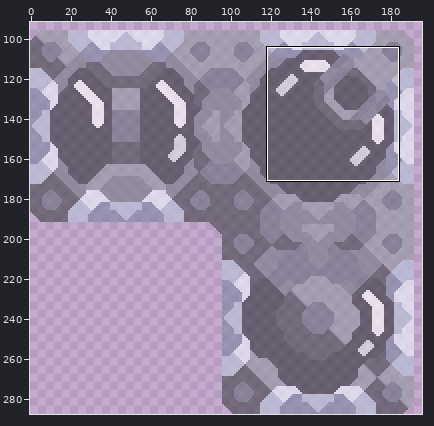
Sprite sheet -- sprites/blocks/crafting/atmospheric-extractor-base-overlay.png. The first picture is a wide view before the edit; the outline marks the close-up.
Close-up. Before:
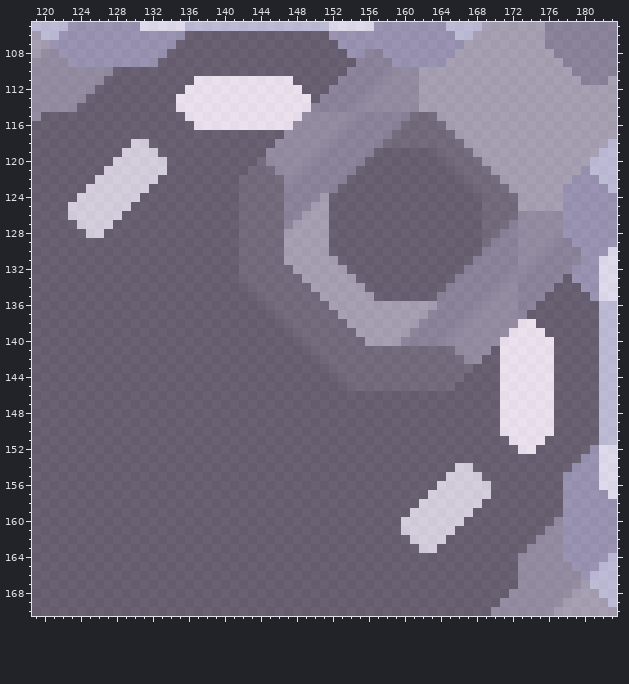
The file is 288x288 pixels. Shown: x 119..183, y 105..170. The wide view leaves out empty margins. The commit also changed other parts of the picture, which this record leaves out.
The same view after the edit:
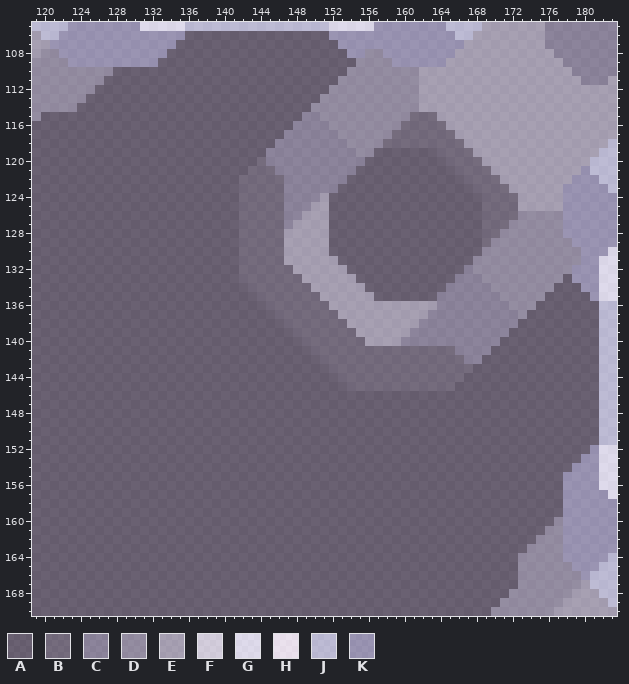
Palette (. is transparent): A #393a41a6  B #4a4b53a6  C #6e7080a6  D #7b7d8aa6  E #989aa4a6  F #dbe0e4a6  G #ecf4fba6  H #ffffffa6  J #b9c4d8a6  K #8388a4a6
Changes in this commit:
Colour A replaces colour F in row 118 at x 130 to 131; in row 119 at x 129 to 132; in row 120 at x 128 to 133; in row 121 at x 127 to 133; in row 122 at x 126 to 132; in row 123 at x 125 to 131.
Colour A replaces colour F in row 124 at x 124 to 130; in row 125 at x 123 to 129; in row 126 at x 123 to 128; in row 127 at x 124 to 127; in row 128 at x 125 to 126; in row 154 at x 166 to 167.
Colour A replaces colour F in row 155 at x 165 to 168; in row 156 at x 164 to 169; in row 157 at x 163 to 169; in row 158 at x 162 to 168; in row 159 at x 161 to 167; in row 160 at x 160 to 166.
Colour A replaces colour F in row 161 at x 160 to 165; in row 162 at x 161 to 164; in row 163 at x 162 to 163.
Colour A replaces colour H in row 111 at x 137 to 147; in row 112 at x 136 to 148; in rows 113 to 114 at x 135 to 149; in row 115 at x 136 to 148; in row 116 at x 137 to 147; in row 138 at x 173 to 174.
Colour A replaces colour H in row 139 at x 172 to 175; in rows 140 to 150 at x 171 to 176; in row 151 at x 172 to 175; in row 152 at x 173 to 174.
Colour C replaces colour D in row 115 at x 149 to 150; in row 116 at x 148 to 151; in row 117 at x 147 to 152; in row 118 at x 146 to 151; in row 119 at x 145 to 150; in row 120 at x 145 to 149.
Colour C replaces colour D in row 121 at x 146 to 148; in row 122 at x 147; in row 135 at x 170; in row 136 at x 169 to 171; in row 137 at x 168 to 172; in row 138 at x 167 to 172.
Colour C replaces colour D in row 139 at x 166 to 171; in row 140 at x 165 to 170; in row 141 at x 166 to 169; in row 142 at x 167 to 168.
Colour D replaces colour C in row 108 at x 156 to 157; in row 109 at x 155 to 158; in row 110 at x 154 to 158; in row 111 at x 153 to 157; in row 112 at x 152 to 156; in row 113 at x 151 to 155.
Colour D replaces colour C in row 114 at x 150 to 154; in row 115 at x 155 to 160; in row 116 at x 154 to 159; in row 117 at x 153 to 158; in row 118 at x 154 to 157; in row 119 at x 155 to 156.
Colour D replaces colour C in row 127 at x 172; in row 128 at x 171 to 172; in row 129 at x 170 to 172 and 177 to 178; in row 130 at x 169 to 172 and 176 to 179; in row 131 at x 168 to 172 and 175 to 179; in row 132 at x 168 to 172 and 174 to 178.
Colour D replaces colour C in row 133 at x 169 to 171 and 173 to 177; in row 134 at x 170 and 173 to 176; in row 135 at x 173 to 175; in row 136 at x 173 to 174; in row 137 at x 173.
